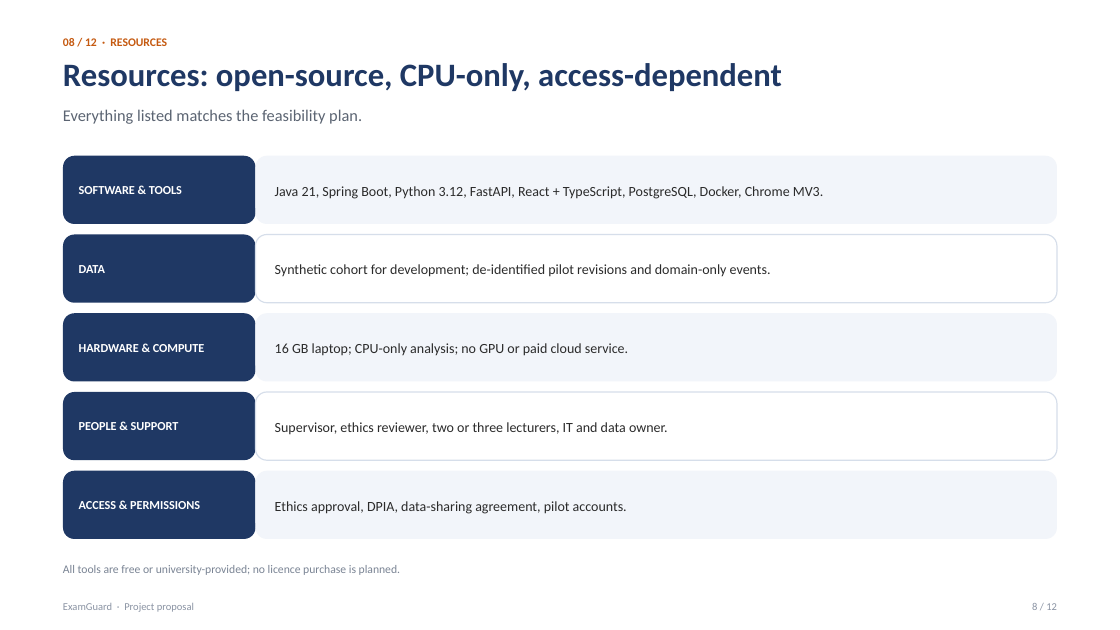
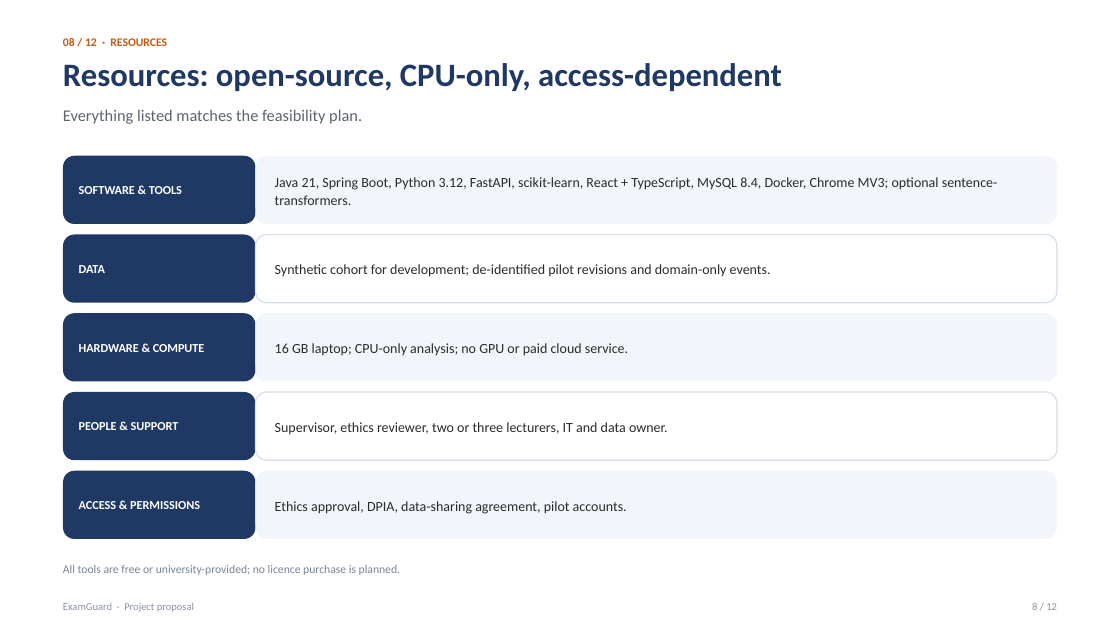
Before and after one commit to kaveeshaliyanage/examguard, a slide deck: slide 8 of docs/ExamGuard-Project-Proposal-Presentation.pptx. Drawn at 1120x630 pixels with LibreOffice and Linux fonts; fonts in the diff are those of the drawing. Boxes give left, top, right and bottom in pixels: in the first picture for what was removed or moved away, otherwise in the second. Text is boxed around its words. In the diff, an @@ line names an element or a change of style, - is before the commit and + after.

```diff
--- a/docs/ExamGuard-Project-Proposal-Presentation.pptx
+++ b/docs/ExamGuard-Project-Proposal-Presentation.pptx
@@ text at (275,177,998,205): text changed @@
-Java 21, Spring Boot, Python 3.12, FastAPI, React + TypeScript, PostgreSQL, Docker, Chrome MV3.
+Java 21, Spring Boot, Python 3.12, FastAPI, scikit-learn, React + TypeScript, MySQL 8.4, Docker, Chrome MV3; optional sentence-transformers.
```
Also in this commit, not shown: 10 other slides changed, 10 other files.
